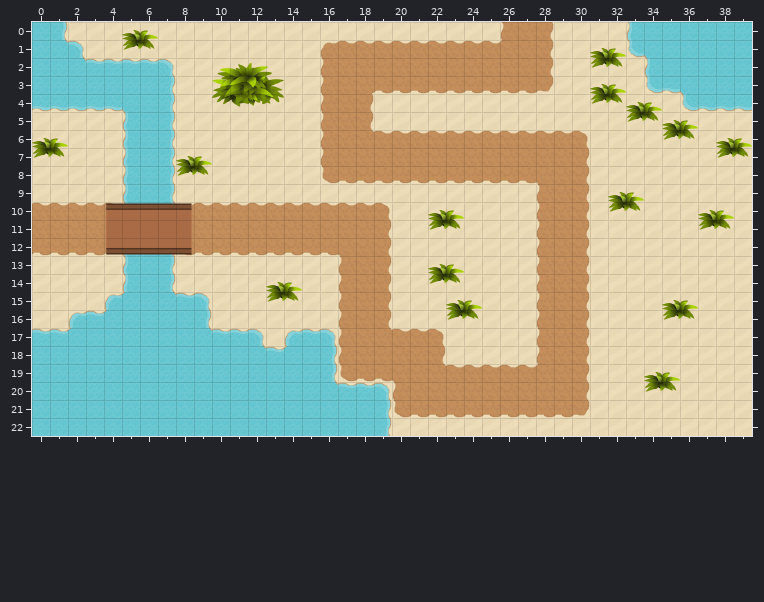
Level history. Tiled map: android/assets/game/levels/level2/level2.tmx. Above: the version before the commit.
Cells are 32x32 px. Shown: x 0..39, y 0..22.
After:
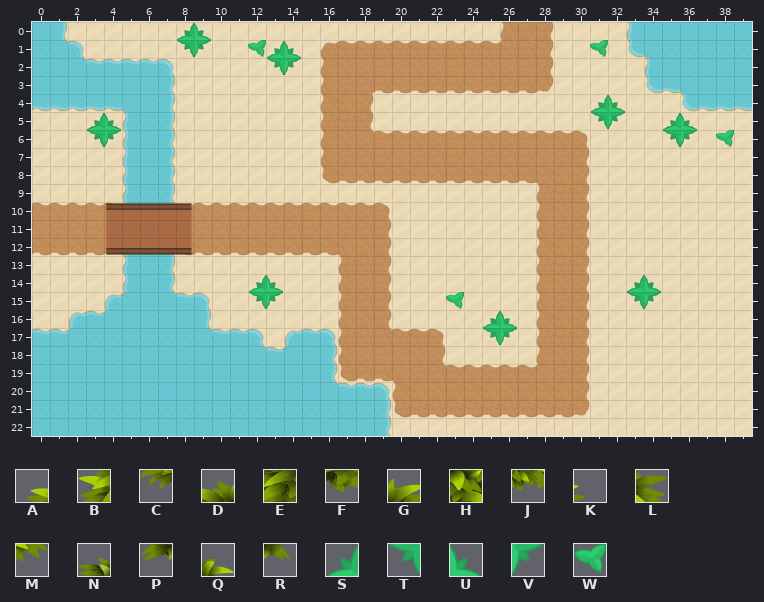
Key: from "tiles": A 58, B 59, C 60, D 61, E 62, F 63, G 64, H 65, J 66, K 67, L 68, M 69, N 101, P 102, Q 103, R 104, S 122, T 123, U 124, V 125, W 126.
_ is an empty cell, . an unchanged one.
Change:
--- layer "Objects"
@@ x 0..39 @@
- 0 .....NQ.__..............................
- 1 .....PR.__..___................NQ.......
- 2 ..........ADGK_................PR.......
- 3 ..........BEHL.................NQ.......
- 4 ..........CFJM.................PRNQ.....
- 5 ...__..........................__PRNQ...
- 6 NQ.__..............................PR.NQ
- 7 PR......NQ............................PR
- 8 ........PR..............................
- 9 ................................NQ......
-10 ......................NQ........PR...NQ.
-11 ......................PR.............PR.
+ 0 .....__.SU..............................
+ 1 .....__.TV..WSU................W_.......
+ 2 ..........___TV................__.......
+ 3 ..........____.................__.......
+ 4 ..........____.................SU__.....
+ 5 ...SU..........................TV__SU...
+ 6 __.TV..............................TV.W_
+ 7 __......__............................__
+ 8 ........__..............................
+ 9 ................................__......
+10 ......................__........__...__.
+11 ......................__.............__.
@@ x 12..36 @@
-13 ..........NQ.............
-14 _NQ.......PR.........__..
-15 _PR........NQ........__NQ
-16 ...........PR__........PR
-17 .............__..........
+13 ..........__.............
+14 SU_.......__.........SU..
+15 TV_........W_........TV__
+16 ...........__SU........__
+17 .............TV..........
@@ x 34..35 @@
-19 NQ
-20 PR
+19 __
+20 __
